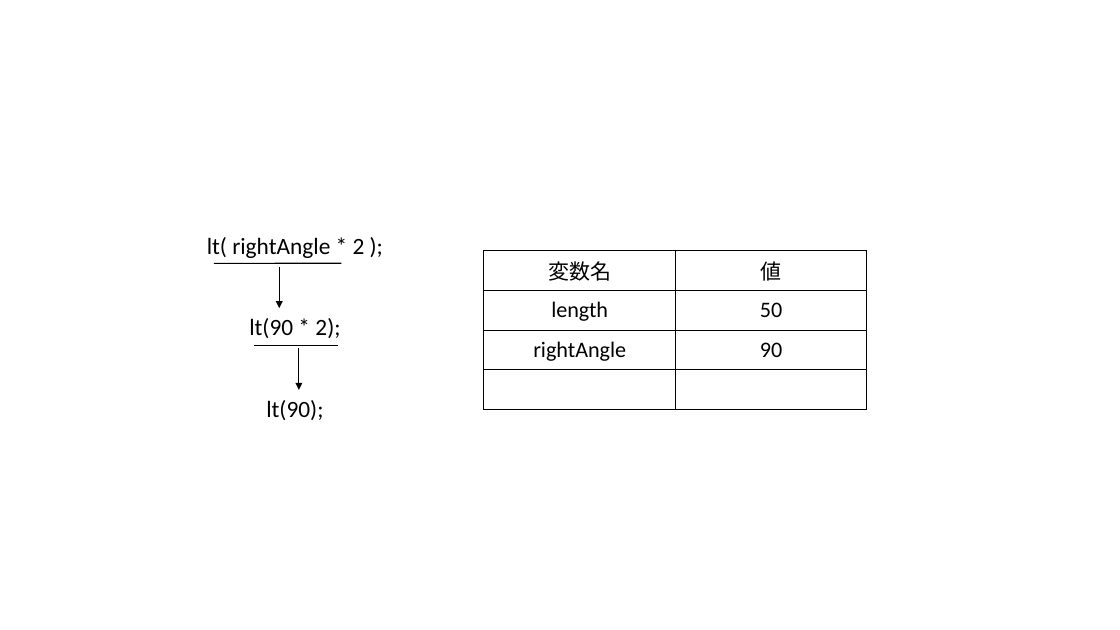
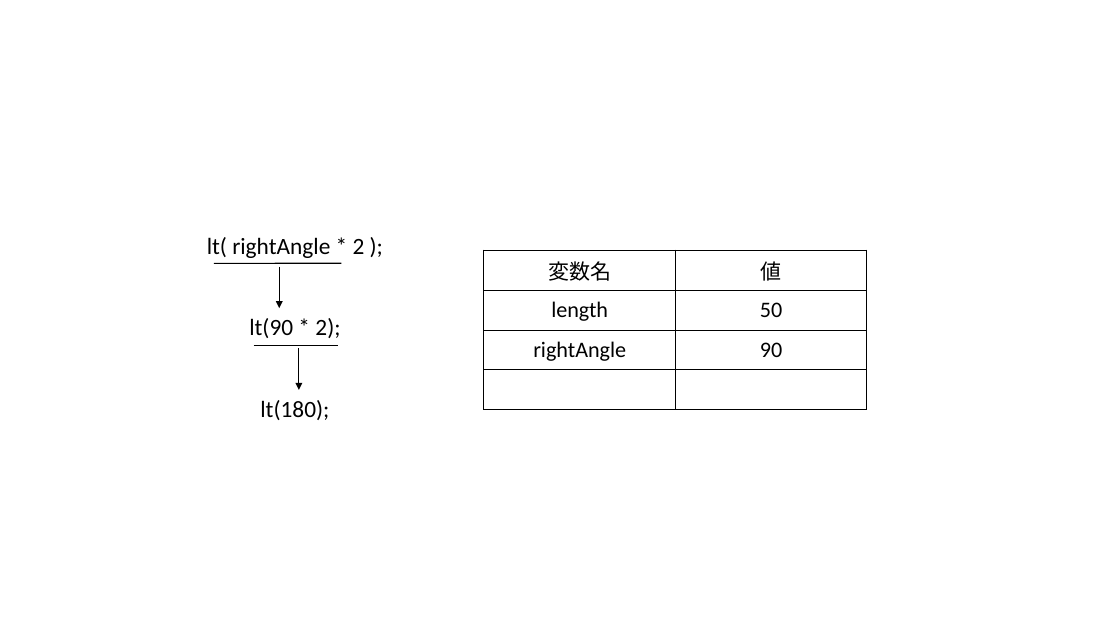
Before and after one commit to matsuzawalab/ssicj2020, a slide deck: slide 10 of text/imageworks.pptx. Drawn at 1120x630 pixels with LibreOffice and Linux fonts; fonts in the diff are those of the drawing. Boxes give left, top, right and bottom in pixels: in the first picture for what was removed or moved away, otherwise in the second. Text is boxed around its words. In the diff, an @@ line names an element or a change of style, - is before the commit and + after.

```diff
--- a/text/imageworks.pptx
+++ b/text/imageworks.pptx
@@ text at box(260, 400, 329, 420): text changed @@
-lt(90);
+lt(180);
```
Also in this commit, not shown: 1 other file.
